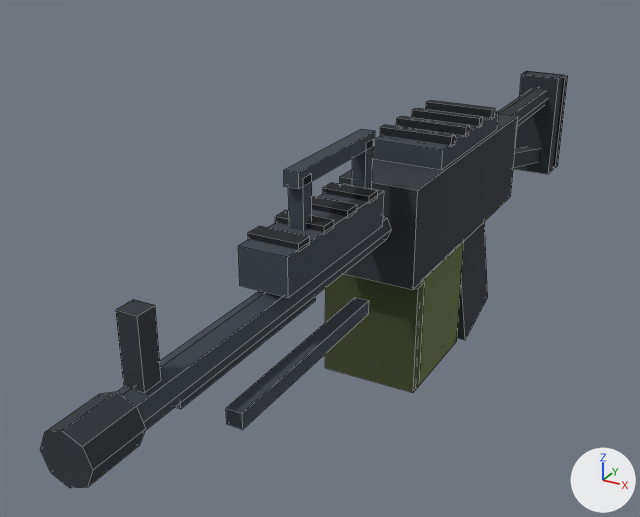
An edit to the FBX model assets/3d/export/wpn_m249.fbx, drawn before and after from the same camera.
Both versions are drawn from a camera (50 mm lens) standing at (0.99, -2.78, 1.31) and looking at (-0.24, -0.55, 0.19). Arrows for +X, +Y and +Z are at lower right; the lights stay in place. The older version comes first. Mesh edges are drawn as thin lines.

Before the edit, the objects in view are built like this:
```python
me_wpn_m249 = bpy.data.meshes.new('wpn_m249')
me_wpn_m249.from_pydata(...)  # 288 vertices, 210 faces; spans x -0.2..0.12, y -1.89..1.05, z -0.27..0.68
me_wpn_m249.materials.append(mat_palette)  # picture img_palette_png
ob_wpn_m249 = bpy.data.objects.new('wpn_m249', me_wpn_m249)
ob_wpn_m249.location = (0.0, 0.0, 0.0)
```
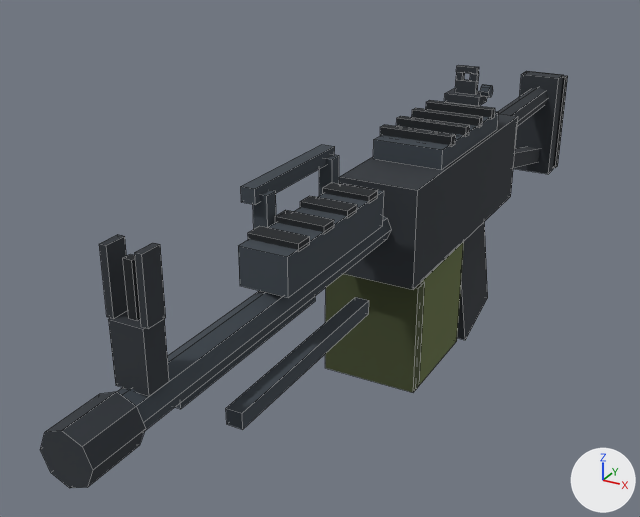
Edits to the scene script, one JSON object a line:
```json
{"block": "me_wpn_m249", "where": "# used by ob_wpn_m249; location = (0.0, 0.0, 0.0)"}
{"op": "remove", "block": "me_wpn_m249", "code": "me_wpn_m249.from_pydata(...)  # 288 vertices, 210 faces; spans x -0.2..0.12, y -1.89..1.05, z -0.27..0.68"}
{"op": "add", "block": "me_wpn_m249", "code": "me_wpn_m249.from_pydata(...)  # 364 vertices, 268 faces; spans x -0.2..0.12, y -1.89..1.05, z -0.27..0.71"}
{"block": "me_wpn_m249", "change": "me_wpn_m249 part 1: the loose piece of 8 vertices spanning x -0.02..0.02, y -1.12..-0.72, z 0.64..0.68 is moved by (-0.12, 0.0, -0.06)"}
{"block": "me_wpn_m249", "change": "me_wpn_m249 part 2: a new loose piece, a box spanning x -0.12..-0.08, y -0.77..-0.73, z 0.48..0.6, in mat_palette (picture img_palette_png)"}
{"block": "me_wpn_m249", "change": "me_wpn_m249 part 3: a new loose piece, a box spanning x -0.12..-0.08, y -1.1..-1.06, z 0.48..0.6, in mat_palette (picture img_palette_png)"}
{"block": "me_wpn_m249", "change": "me_wpn_m249 part 4: a new loose piece, a box spanning x -0.06..0.06, y -0.01..0.07, z 0.595..0.625, in mat_palette (picture img_palette_png)"}
{"block": "me_wpn_m249", "change": "me_wpn_m249 part 5: a new loose piece, a box spanning x -0.036..0.036, y 0.021..0.039, z 0.625..0.667, in mat_palette (picture img_palette_png)"}
{"block": "me_wpn_m249", "change": "me_wpn_m249 part 6: a new loose piece, an 8-sided cylinder along x spanning x 0.055..0.085, y 0.01..0.05, z 0.62..0.66, in mat_palette (picture img_palette_png)"}
{"block": "me_wpn_m249", "change": "me_wpn_m249 part 7: a new loose piece, a box spanning x -0.04..0.04, y -1.71..-1.65, z 0.42..0.56, in mat_palette (picture img_palette_png)"}
{"block": "me_wpn_m249", "change": "me_wpn_m249 part 8: the loose piece of 8 vertices spanning x -0.02..0.02, y -1.1..-1.06, z 0.5..0.66 is moved by (-0.04, -0.6, 0.05)"}
{"block": "me_wpn_m249", "change": "me_wpn_m249 part 9: the loose piece of 8 vertices spanning x -0.02..0.02, y -0.77..-0.73, z 0.5..0.66 is moved by (0.04, -0.93, 0.05)"}
{"block": "me_wpn_m249", "change": "me_wpn_m249 part 10: a new loose piece, a box spanning x -0.01..0.01, y -1.69..-1.67, z 0.56..0.68, in mat_palette (picture img_palette_png)"}
{"block": "me_wpn_m249", "change": "me_wpn_m249 part 11: a new loose piece of 20 vertices spanning x -0.04..0.04, y 0.02..0.04, z 0.67..0.71, in mat_palette (picture img_palette_png)"}
{"block": "me_wpn_m249", "change": "me_wpn_m249 part 12: the loose piece of 8 vertices spanning x -0.03..0.03, y -1.7..-1.65, z 0.42..0.58 is deleted"}
```

Location of each change, [x1, y1, x2, y2] in pixels of the pictures (640 x 517 px; the box of a moved part takes in the faces that stretch with it):
```json
{"object": "wpn_m249", "change": "reshaped", "before": [40, 71, 568, 488], "after": [40, 65, 568, 488]}
{"part": 1, "of": "me_wpn_m249", "change": "moved or reshaped", "before": [284, 129, 375, 189], "after": [241, 144, 335, 205]}
{"part": 2, "of": "me_wpn_m249", "change": "added", "after": [319, 155, 339, 196]}
{"part": 3, "of": "me_wpn_m249", "change": "added", "after": [253, 190, 276, 229]}
{"part": 4, "of": "me_wpn_m249", "change": "added", "after": [444, 89, 487, 106]}
{"part": 5, "of": "me_wpn_m249", "change": "added", "after": [455, 79, 478, 95]}
{"part": 6, "of": "me_wpn_m249", "change": "added", "after": [480, 84, 493, 97]}
{"part": 7, "of": "me_wpn_m249", "change": "added", "after": [109, 310, 169, 396]}
{"part": 8, "of": "me_wpn_m249", "change": "moved or reshaped", "before": [288, 174, 312, 231], "after": [99, 235, 128, 319]}
{"part": 9, "of": "me_wpn_m249", "change": "moved or reshaped", "before": [352, 139, 373, 189], "after": [135, 243, 166, 329]}
{"part": 10, "of": "me_wpn_m249", "change": "added", "after": [123, 254, 141, 321]}
{"part": 11, "of": "me_wpn_m249", "change": "added", "after": [456, 65, 479, 82]}
{"part": 12, "of": "me_wpn_m249", "change": "deleted", "before": [116, 299, 161, 393]}
```
